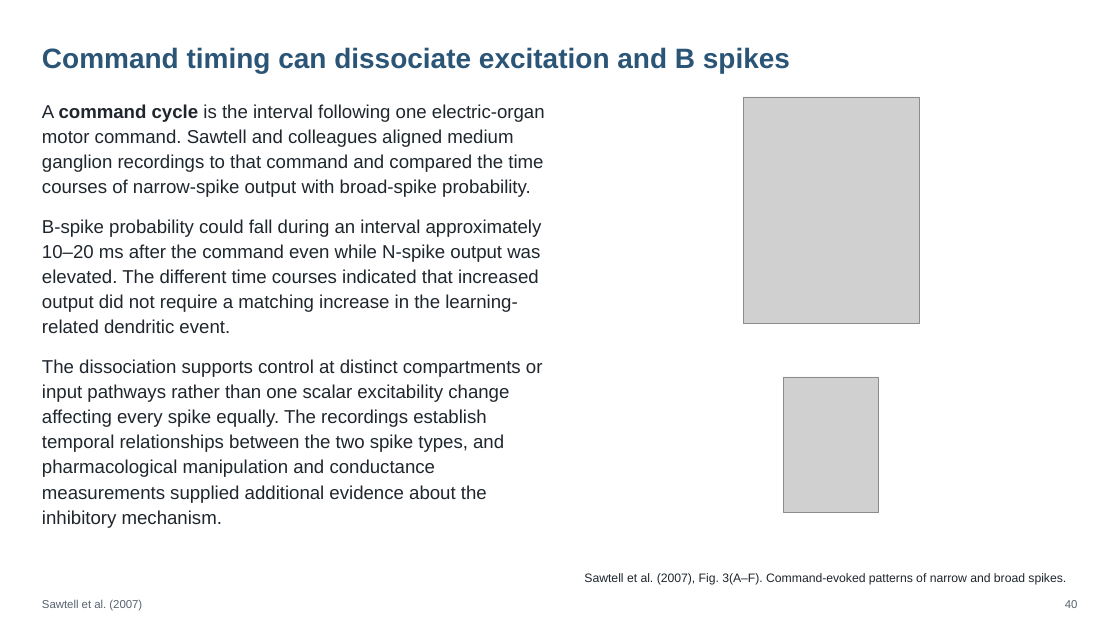
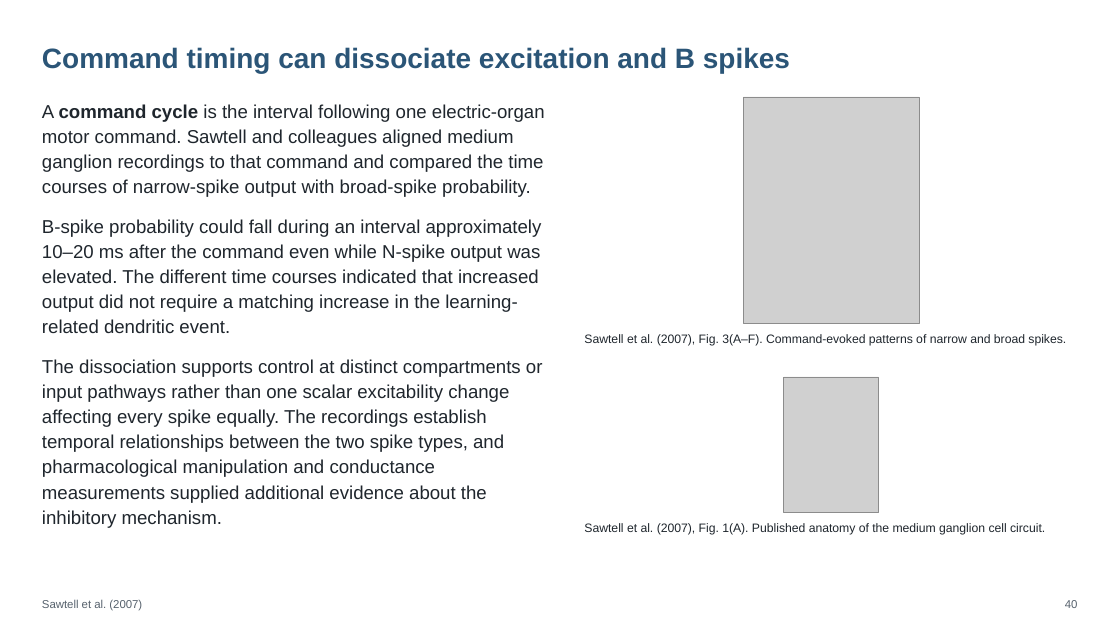
Before and after one commit to jordanxxlopez/NEUROETHOLOGY, a slide deck: slide 53 of scaffolded/Neuroethology_Lecture21_FA2026_SCAFFOLDED.pptx. Drawn at 1120x630 pixels with LibreOffice and Linux fonts; fonts in the diff are those of the drawing; grey boxes stand for pictures. Boxes give left, top, right and bottom in pixels: in the first picture for what was removed or moved away, otherwise in the second. Text is boxed around its words. In the diff, an @@ line names an element or a change of style, - is before the commit and + after.

```diff
--- a/scaffolded/Neuroethology_Lecture21_FA2026_SCAFFOLDED.pptx
+++ b/scaffolded/Neuroethology_Lecture21_FA2026_SCAFFOLDED.pptx
@@ text "Sawtell et al. (2007), Fig. ..." moved from (x1=584, y1=573, x2=1066, y2=585) to (x1=584, y1=334, x2=1066, y2=346) @@
@@ text added at (x1=584, y1=523, x2=1045, y2=535), 10.5 pt, text #1F262D @@
+Sawtell et al. (2007), Fig. 1(A). Published anatomy of the medium ganglion cell circuit.
```
Also in this commit, not shown: 8 other slides changed, 14 other files.
